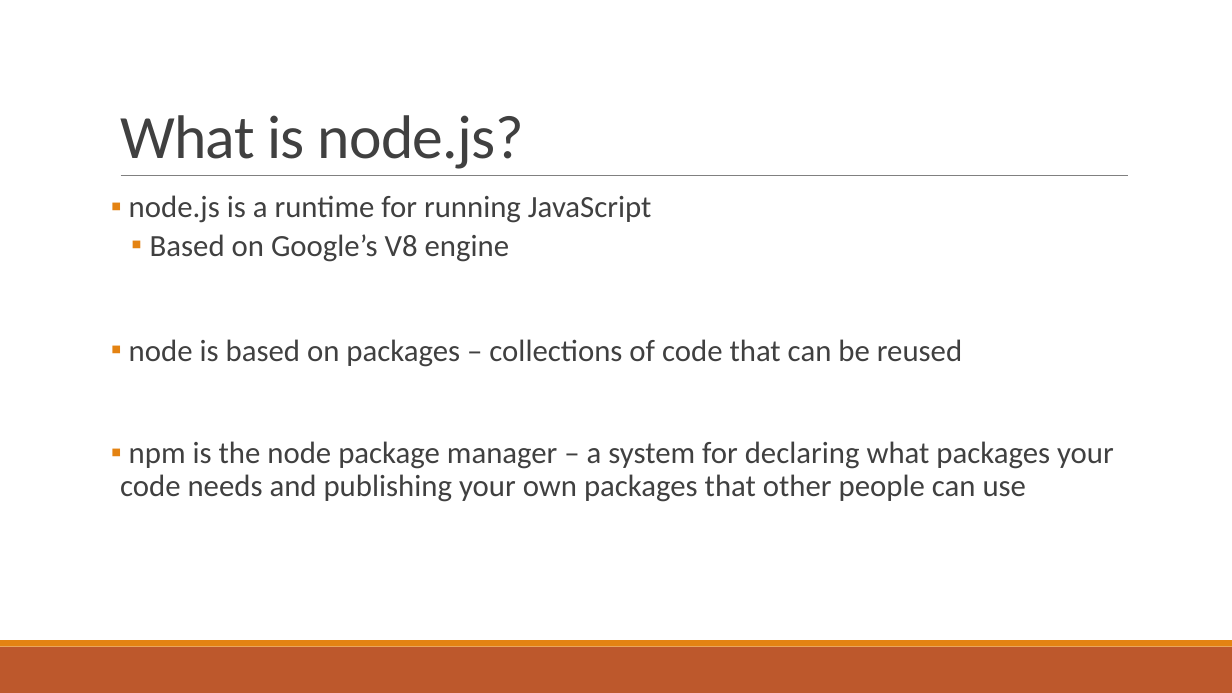
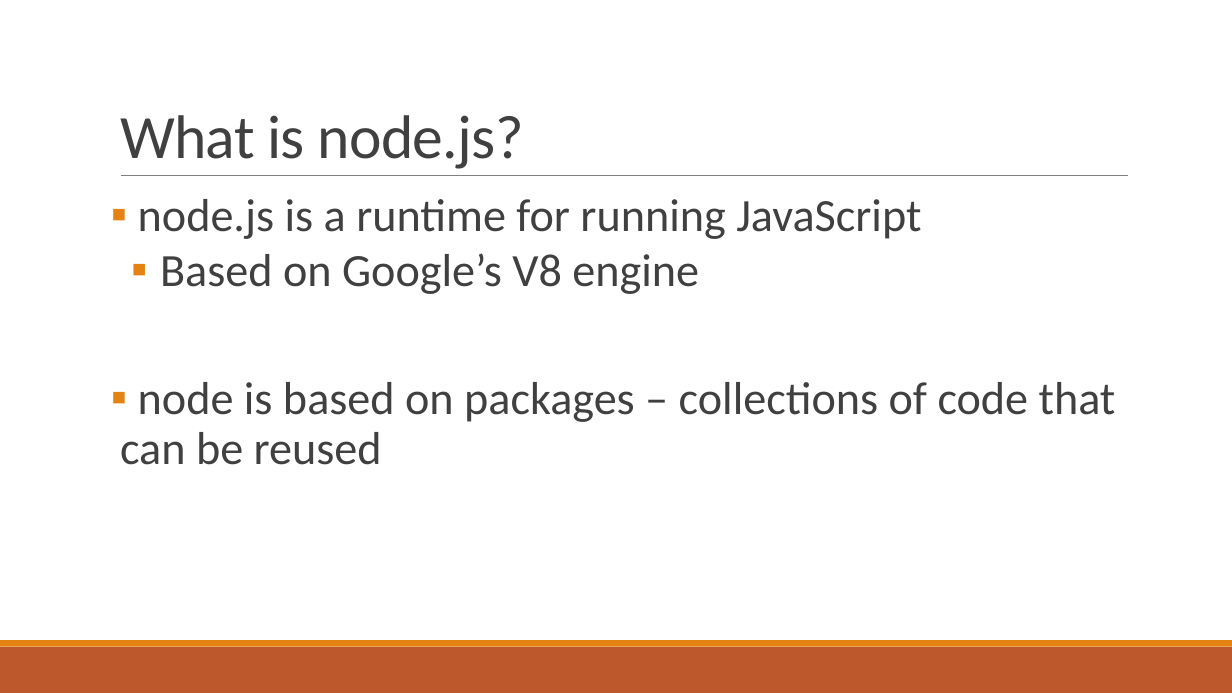
Before and after one commit to timbenroeck/Cloud-App-Workshop, a slide deck: slide 2 of Slides/NodeJS.pptx. Drawn at 1232x693 pixels with LibreOffice and Linux fonts; fonts in the diff are those of the drawing. Boxes give left, top, right and bottom in pixels: in the first picture for what was removed or moved away, otherwise in the second. Text is boxed around its words. In the diff, an @@ line names an element or a change of style, - is before the commit and + after.

```diff
--- a/Slides/NodeJS.pptx
+++ b/Slides/NodeJS.pptx
@@ text "node.js is a runtime for ..." at <box>120,199,1116,465</box>: size 24 to 36 pt @@
@@ text at <box>120,441,1114,502</box>: paragraph removed @@
-▪ npm is the node package manager – a system for declaring what packages your code needs and publishing your own packages that other people can use
```
Also in this commit, not shown: 1 other slide changed, 2 slides added, 1 other file.
